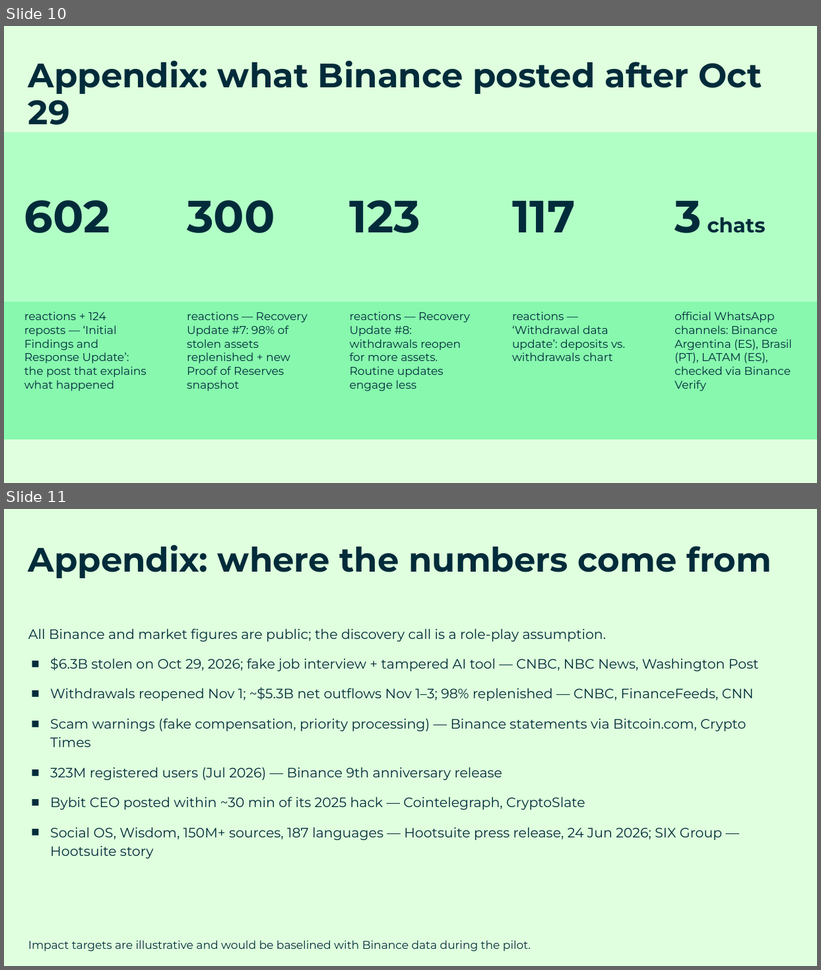
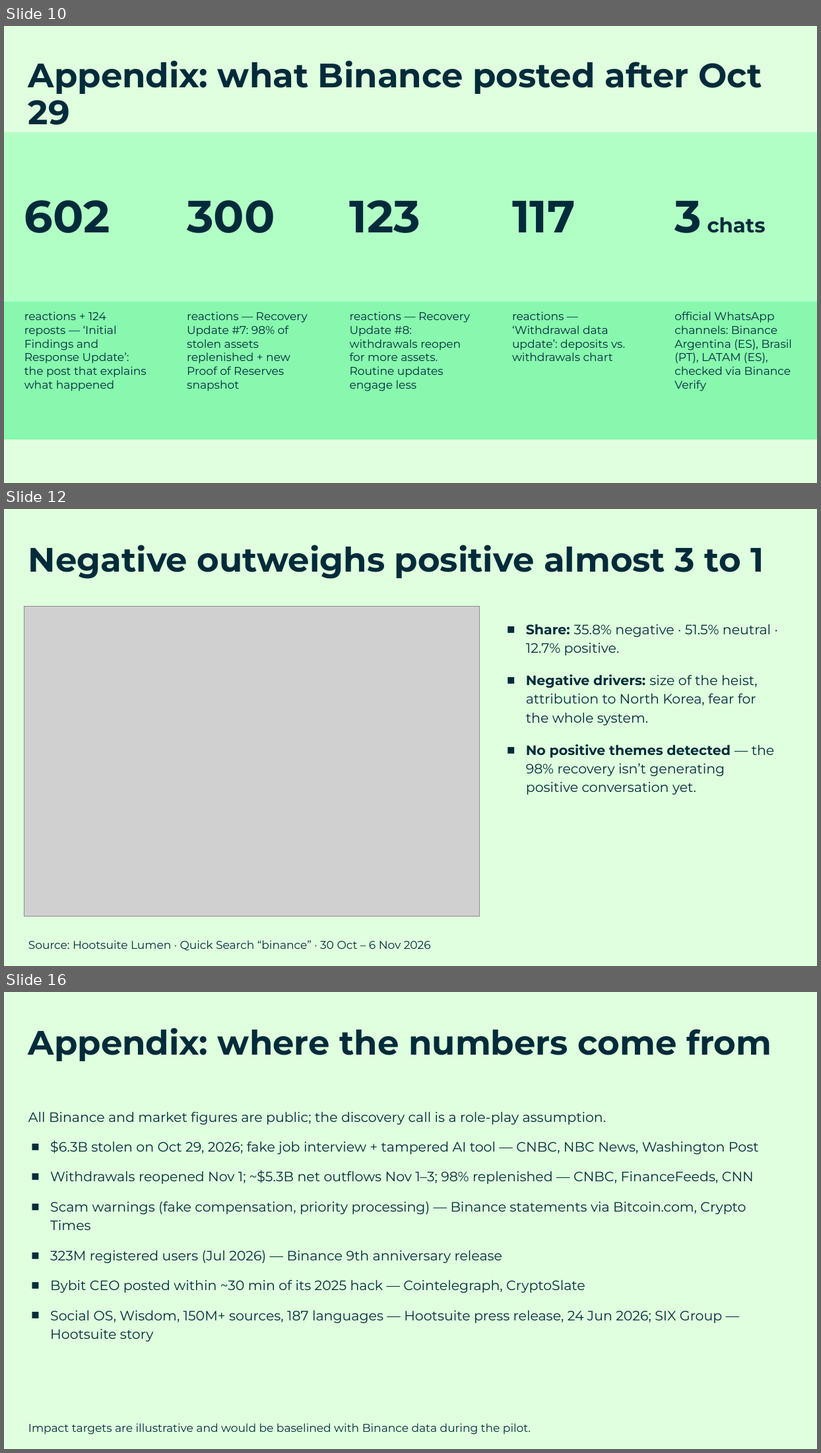
Before and after one commit to Hugocuau70/Entrevistas-de-trabajo, a slide deck: hootsuite-enterprise-ae-binance/deck/Hootsuite_x_Binance_LATAM_Value_Presentation_Diego_Cuauhtemoc.pptx. Shown one above the other, each under a label of ours: slides 10 and 11 before the commit, slides 10, 12 and 16 after it; the slides between them are not shown. The pictures are 821x970 and 821x1453 pixels, drawn with LibreOffice and Linux fonts; fonts in the diff are those of the drawing; grey boxes stand for pictures; background and template pictures are left out. Boxes give left, top, right and bottom in pixels: in the first picture for what was removed or moved away, otherwise in the second. Text is boxed around its words. In the diff, an @@ line names an element or a change of style, - is before the commit and + after.

```diff
--- a/hootsuite-enterprise-ae-binance/deck/Hootsuite_x_Binance_LATAM_Value_Presentation_Diego_Cuauhtemoc.pptx
+++ b/hootsuite-enterprise-ae-binance/deck/Hootsuite_x_Binance_LATAM_Value_Presentation_Diego_Cuauhtemoc.pptx
@@ slide 12 added at [4,509,817,966], background #DFFFDE @@
@@ text added at [28,545,764,579], 30 pt, text #012B3A, bold @@
+Negative outweighs positive almost 3 to 1
@@ picture added at [24,607,480,916] @@
@@ text added at [526,624,775,795], 12 pt, text #012B3A @@
+■ Share: 35.8% negative · 51.5% neutral · 12.7% positive.
+■ Negative drivers: size of the heist, attribution to North Korea, fear for the whole system.
+■ No positive themes detected — the 98% recovery isn’t generating positive conversation yet.
@@ text added at [28,941,431,951], 10 pt, text #012B3A @@
+Source: Hootsuite Lumen · Quick Search “binance” · 30 Oct – 6 Nov 2026
@@ what was slide 11 is now slide 16 @@
```
Also in this commit, not shown: 4 other slides added, 10 other files.
